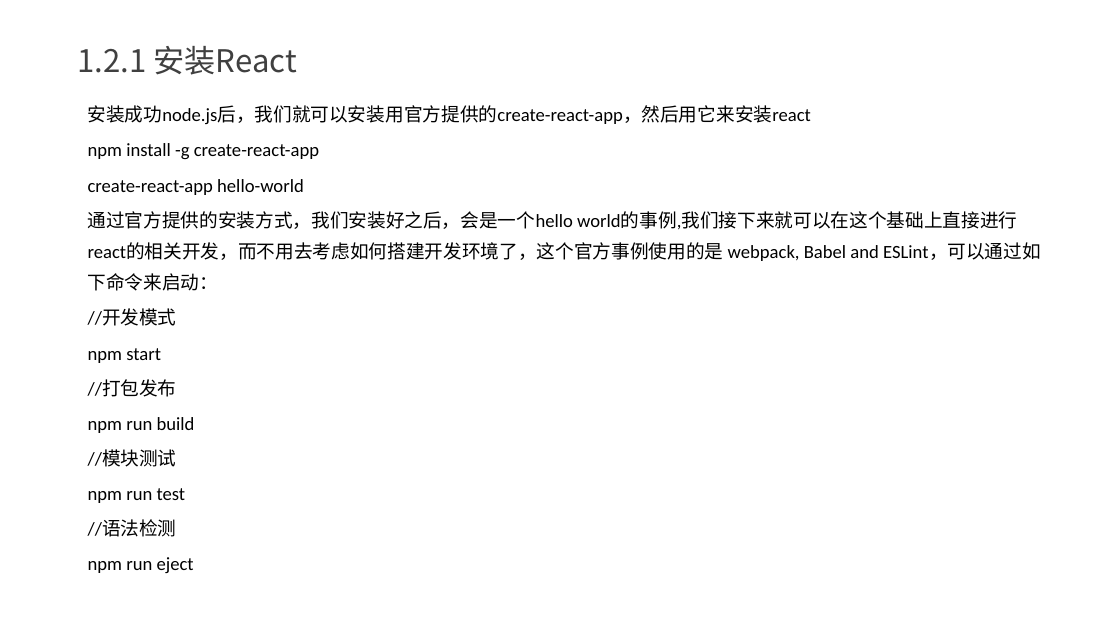
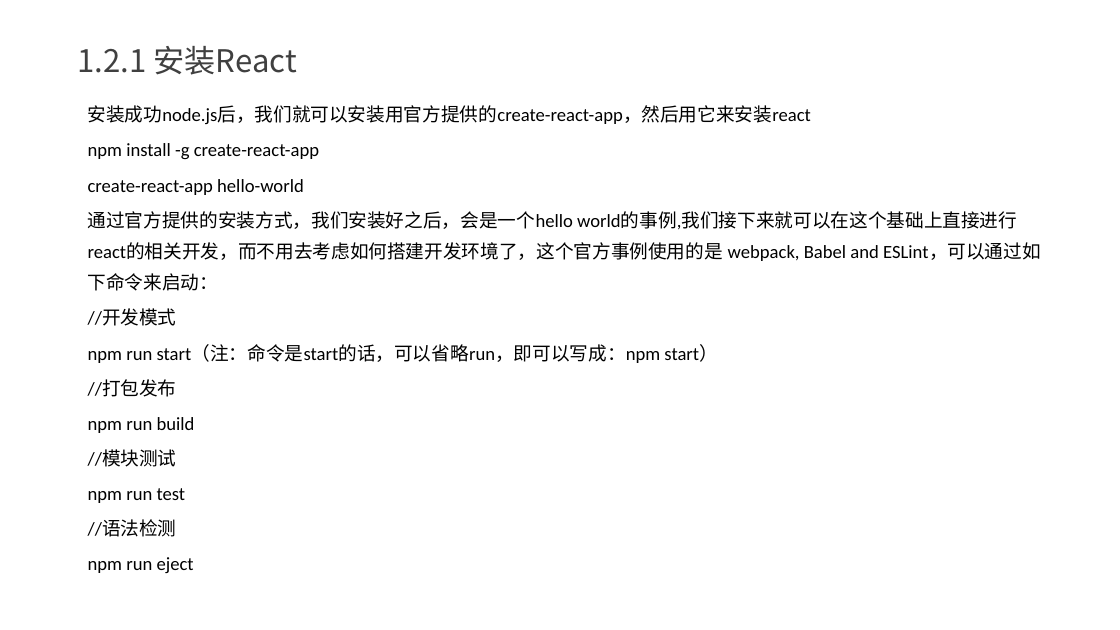
Before and after one commit to yxl2628/reactjs, a slide deck: slide 11 of ppt/01 React基础.pptx. Drawn at 1120x630 pixels with LibreOffice and Linux fonts; fonts in the diff are those of the drawing. Boxes give left, top, right and bottom in pixels: in the first picture for what was removed or moved away, otherwise in the second. Text is boxed around its words. In the diff, an @@ line names an element or a change of style, - is before the commit and + after.

```diff
--- a/ppt/01 React基础.pptx
+++ b/ppt/01 React基础.pptx
@@ text at box(88, 344, 718, 363): text changed @@
-npm start
+npm run start（注：命令是start的话，可以省略run，即可以写成：npm start）
```
Also in this commit, not shown: 2 other files.
